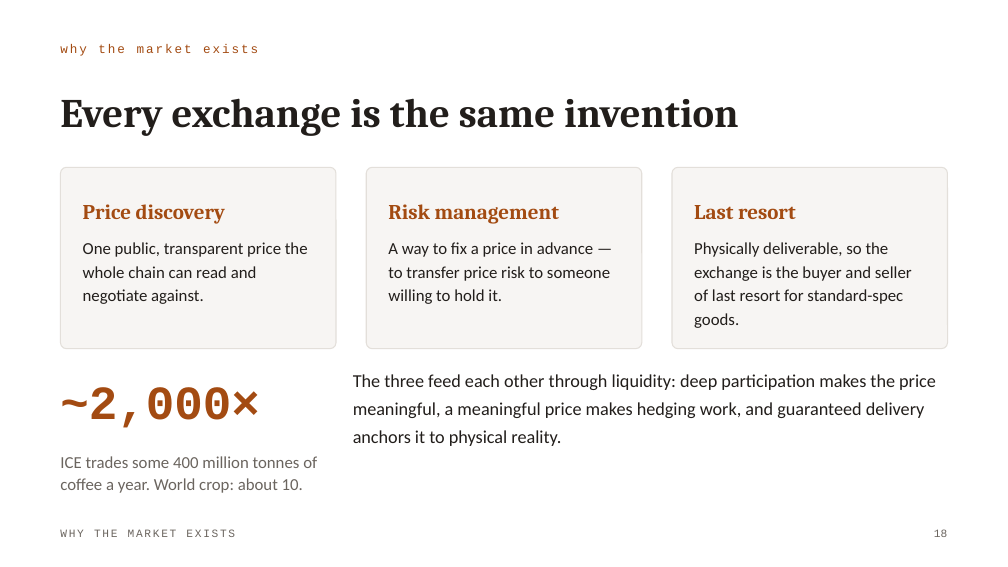
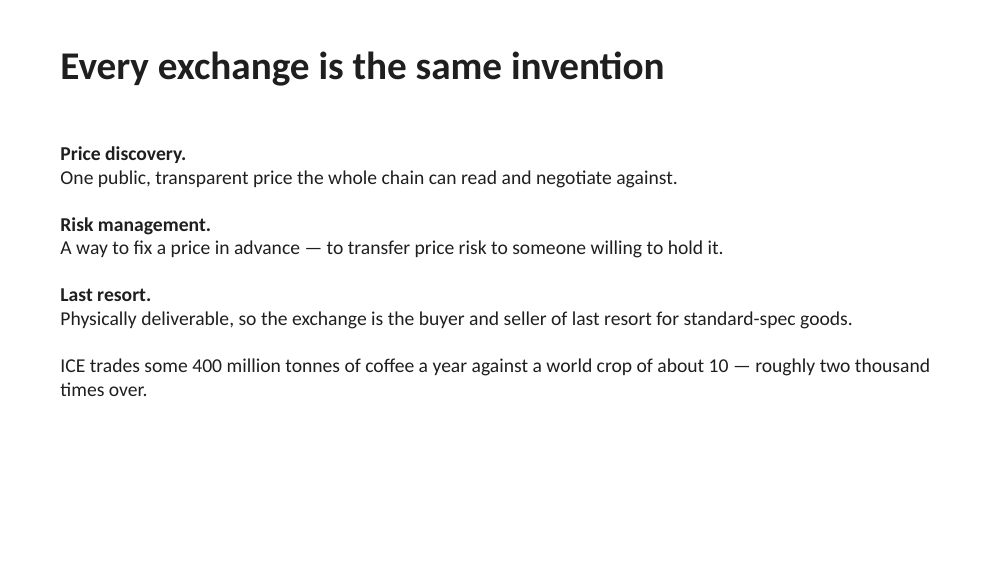
Before and after one commit to loic619/Commodity-trading-lecture, a slide deck: slide 19 of decks/Commodity-Trading-Module-1.pptx. Drawn at 1008x567 pixels with LibreOffice and Linux fonts; fonts in the diff are those of the drawing. Boxes give left, top, right and bottom in pixels: in the first picture for what was removed or moved away, otherwise in the second. Text is boxed around its words. In the diff, an @@ line names an element or a change of style, - is before the commit and + after.

```diff
--- a/decks/Commodity-Trading-Module-1.pptx
+++ b/decks/Commodity-Trading-Module-1.pptx
@@ text "Every exchange is the same ...": place and size @@
-text "Every exchange is the same ..." at (60, 98, 738, 136)
+text "Every exchange is the same ..." at (60, 51, 665, 86)
@@ text "Every exchange is the same ..." at (60, 51, 665, 86): size 29 to 28 pt, font Cambria to Calibri, text colour #221E1B to #1F1F1F; line spacing 32pt to 1; vertical alignment middle to top @@
@@ text removed at (60, 44, 258, 56) @@
-why the market exists
@@ text added at (60, 146, 930, 396), 14 pt, text #1F1F1F @@
+Price discovery.
+One public, transparent price the whole chain can read and negotiate against.
+Risk management.
+A way to fix a price in advance — to transfer price risk to someone willing to hold it.
+Last resort.
+Physically deliverable, so the exchange is the buyer and seller of last resort for standard-spec goods.
+ICE trades some 400 million tonnes of coffee a year against a world crop of about 10 — roughly two thousand times over.
@@ rounded rectangle removed at (60, 167, 336, 349) @@
@@ rounded rectangle removed at (366, 167, 641, 349) @@
@@ rounded rectangle removed at (672, 167, 948, 349) @@
@@ text removed at (83, 204, 225, 224) @@
-Price discovery
@@ text removed at (388, 204, 559, 224) @@
-Risk management
@@ text removed at (694, 205, 796, 219) @@
-Last resort
@@ text removed at (83, 242, 308, 304) @@
-One public, transparent price the whole chain can read and negotiate against.
@@ text removed at (388, 242, 610, 304) @@
-A way to fix a price in advance — to transfer price risk to someone willing to hold it.
@@ text removed at (694, 242, 912, 328) @@
-Physically deliverable, so the exchange is the buyer and seller of last resort for standard-spec goods.
@@ text removed at (60, 387, 260, 428) @@
-~2,000×
@@ text removed at (353, 374, 936, 446) @@
-The three feed each other through liquidity: deep participation makes the price meaningful, a meaningful price makes hedging work, and guaranteed delivery anchors it to physical reality.
@@ text removed at (60, 456, 317, 493) @@
-ICE trades some 400 million tonnes of coffee a year. World crop: about 10.
@@ text removed at (60, 529, 235, 537) @@
-WHY THE MARKET EXISTS
@@ text removed at (934, 529, 947, 537) @@
-18
```
Also in this commit, not shown: 46 other slides changed, 6 other files.
